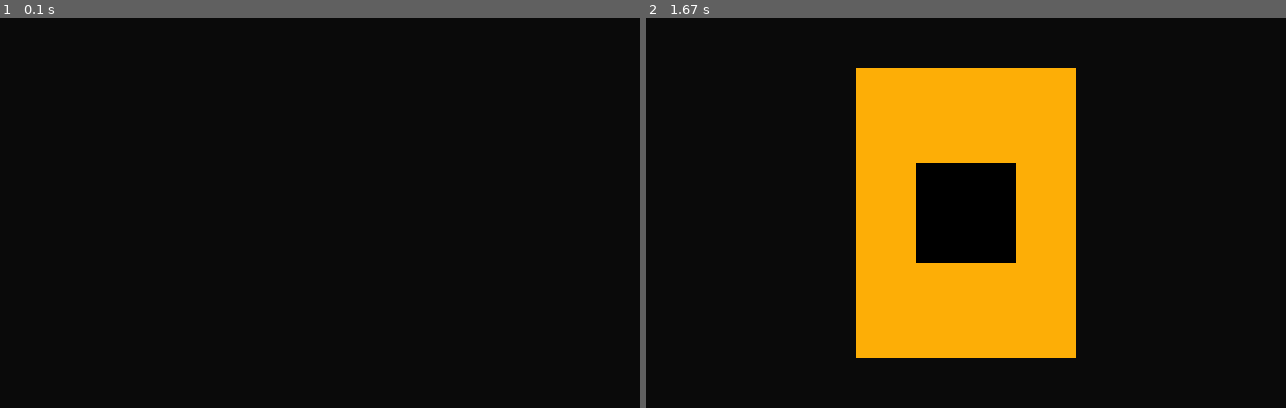
Above: before the commit, frames 1-2 (left to right).
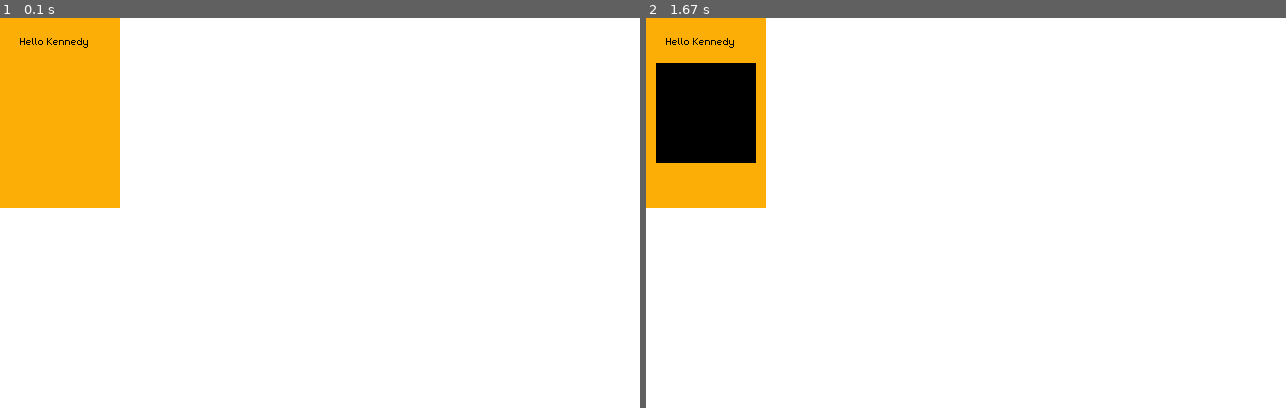
Above: after the commit, the same moments.

Repository: shegsharem/base_pygame_framework
Game: pygame game, started from main.py
Same seed, same stepped clock (60 frames per second), same inputs: the game is played once before the commit and once after it.
Inputs:
- Up to frame 1 (0.1 s): no input
- Up to frame 2 (1.67 s): hold Esc 0.33-0.8 s

The runs differ from the first frame. In frame 1, 100% of the frame differs, in the area x 0-100%, y 0-100%; in frame 2, 96%.

Commit message:
working font rendering

Diff:
--- a/main.py
+++ b/main.py
@@ -4,6 +4,24 @@
 import pygame
 from pygame.locals import *
 from random import randint
+
+def clip(surface:pygame.Surface, x:int, y:int, width:int, height:int) -> pygame.Surface:
+    """Clipping function for pygame surfaces
+
+    Args:
+        surface (pygame.Surface): Surface to clip from
+        x (int): x-position of clip
+        y (int): y-position of clip
+        width (int): width of clip
+        height (int): height of clip
+
+    Returns:
+        pygame.Surface: New clipped surface
+    """
+    surface_copy = surface.copy()
+    surface_copy.set_clip(pygame.Rect(x,y,width,height))
+    return surface.subsurface(surface_copy.get_clip()).copy()
+
 
 class Menu(pygame.Surface):
     """Game menu"""
@@ -36,6 +54,60 @@
         self.rect = self.get_rect().move(x,y)
 
 
+class Font:
+    """Custom font generator from a png image"""
+    def __init__(self, font_path:str) -> None:
+        self.character_spacing = 1
+        current_character_width = 0
+        character_clip_count = 0
+        font_image = pygame.image.load(font_path).convert_alpha()
+        self.characters = {}
+
+        self.character_map = [
+            "A","B","C","D","E","F","G","H","I",
+            "J","K","L","M","N","O","P","Q","R",
+            "S","T","U","V","W","X","Y","Z","a",
+            "b","c","d","e","f","g","h","i","j",
+            "k","l","m","n","o","p","q","r","s",
+            "t","u","v","w","x","y","z","1","2",
+            "3","4","5","6","7","8","9","0","?",
+            "/","!",".",",",":",";","\"","(",")",
+            "[","]","<",">","-","+","=","%","@",
+            "#","_","$","'","&","*"
+        ]
+
+        for pixel in range(font_image.get_width()):
+            pixel_color = font_image.get_at((pixel,0)) # Returns color of pixel
+            if pixel_color == (255,0,0):
+                clipped_character_image = clip(font_image, (pixel - current_character_width), 0,
+                                               current_character_width, font_image.get_height())
+                self.characters[self.character_map[character_clip_count]] = clipped_character_image
+                character_clip_count += 1
+                current_character_width = 0
+            else:
+                current_character_width += 1
+
+        self.character_space_width = self.characters["A"].get_width()
+
+    def render(self, surface:pygame.Surface, text:str, location:tuple=(0,0)) -> None:
+        """Renders text onto pygame surface using loaded font
+
+        Args:
+            surface (pygame.Surface): Surface to render text onto
+            text (str): Text to render
+            location (tuple, optional): Location on surface to render text (x,y). Defaults to (0,0).
+            size_factor (int, optional): Text size multiplier. Defaults to 1.
+        """
+        x_offset = 0
+
+        for character in text:
+            if character != " ":
+                surface.blit(self.characters[character],(location[0] + x_offset, location[1]))
+                x_offset += self.characters[character].get_width() + self.character_spacing
+            else:
+                x_offset += self.character_space_width - self.character_spacing*2
+
+
 class Game:
     """Game class"""
     pygame.init() # initialize pygame
@@ -56,18 +128,21 @@
 
     def run(self) -> None:
         """Run game"""
-        self.screen.fill((10,10,10))
-        menu = Menu(self.width/2-100,self.height-100)
+
+        font = Font("font.png")
+        menu = Menu(self.width/2-200,self.height-200)
         menu.center_window((self.width, self.height))
         menu.fill((randint(0,255),randint(0,255),randint(0,255)),menu.get_rect())
         button = Button(menu.get_width()//2-50,menu.get_height()//2-50,100,100)
+        font.render(menu,"Hello Kennedy",location=(20,20))
 
         while 1:
             keys = pygame.key.get_pressed()
+            self.screen.fill((255,255,255))
 
             if keys[K_ESCAPE]:
                 menu.blit(button, button.rect)
-                self.screen.blit(menu, menu.rect)
+            self.screen.blit(menu, menu.get_rect())
 
 
             if pygame.event.get(pygame.QUIT):
Binary file added: font.png
